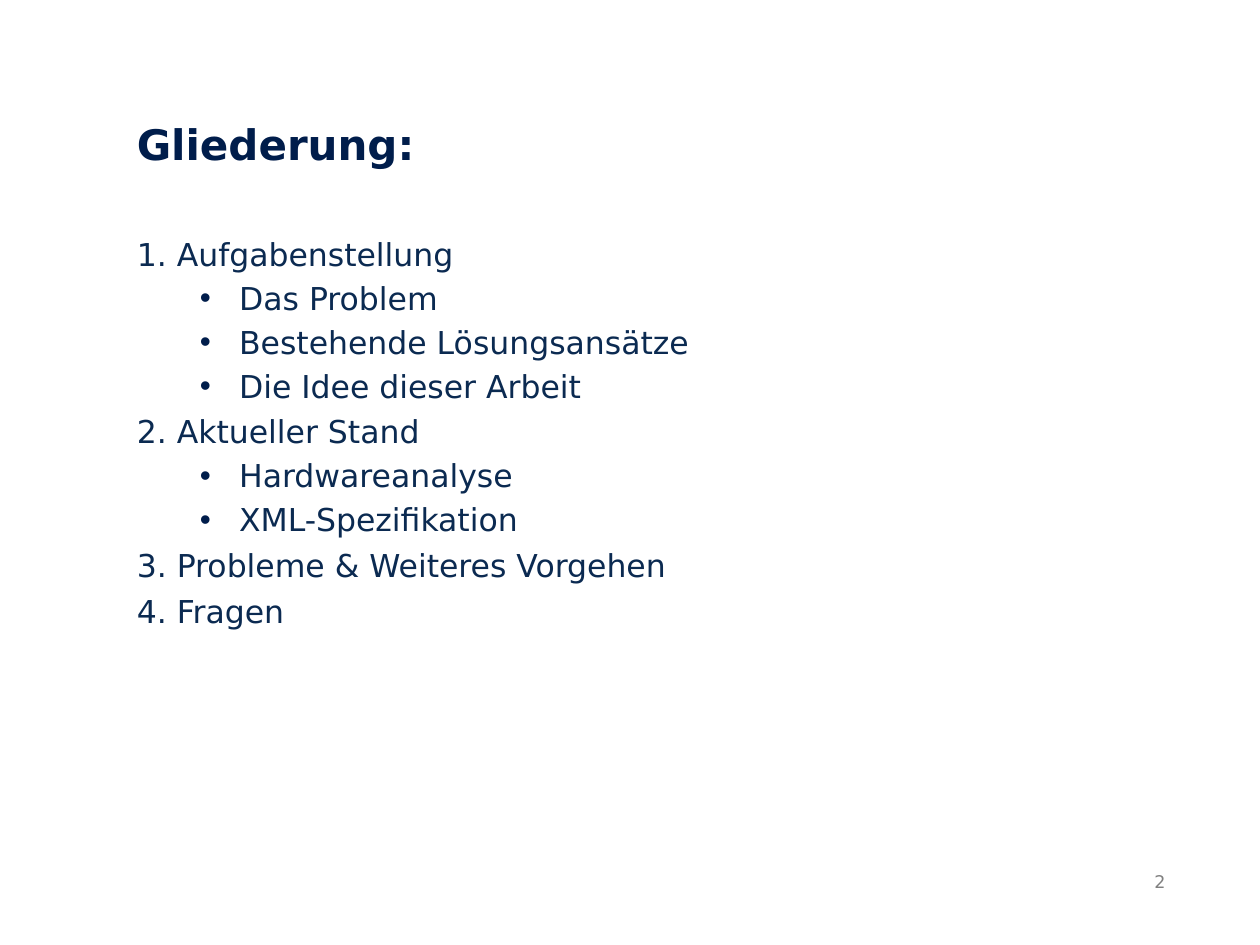
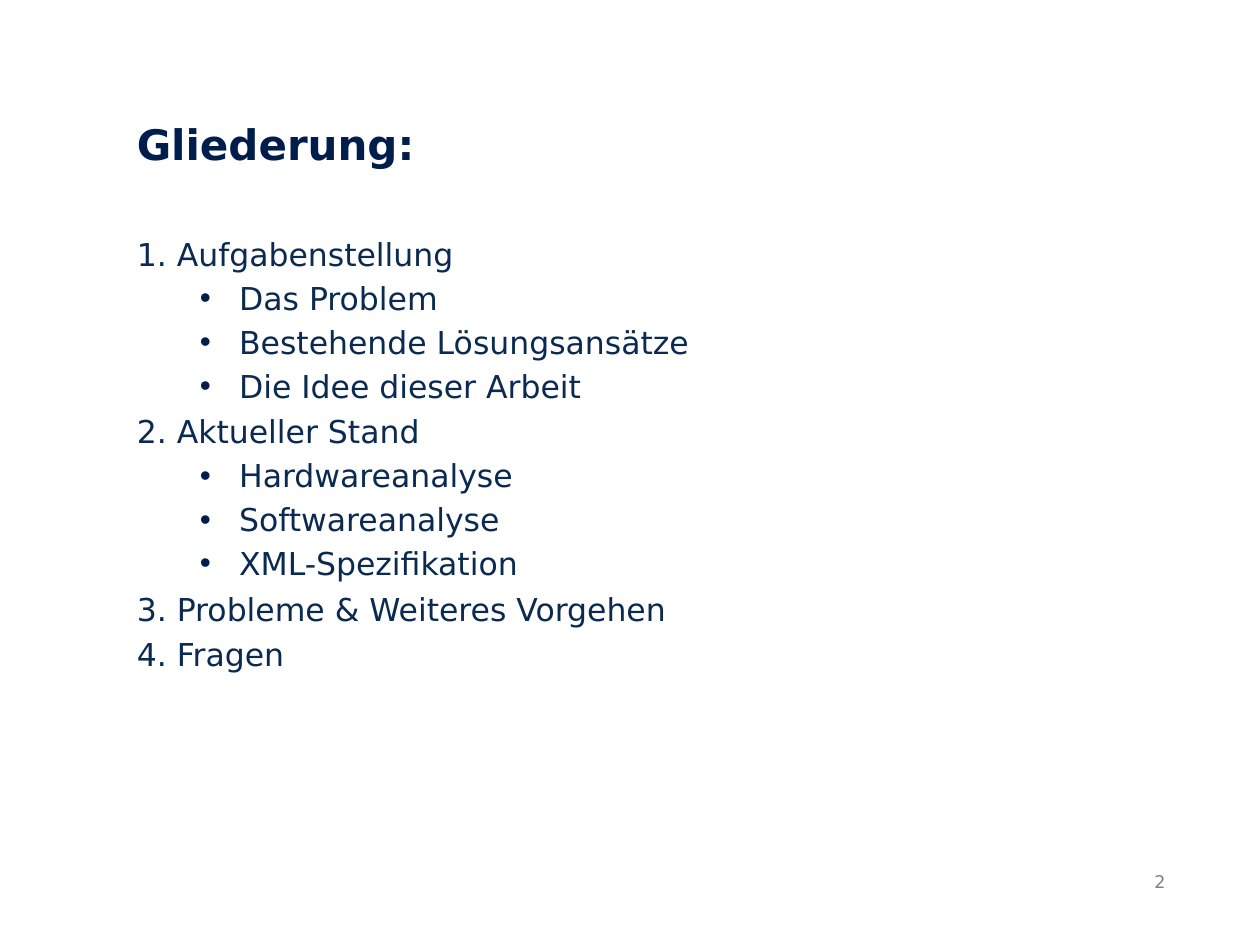
Before and after one commit to Neox-1990/OpenDECL-Diplom, a slide deck: slide 2 of Präsentationen/Zwischenpräsentation/Zwischenpräsentation.odp. Drawn at 1260x945 pixels with LibreOffice and Linux fonts; fonts in the diff are those of the drawing. Boxes give left, top, right and bottom in pixels: in the first picture for what was removed or moved away, otherwise in the second. Text is boxed around its words. In the diff, an @@ line names an element or a change of style, - is before the commit and + after.

```diff
--- a/Präsentationen/Zwischenpräsentation/Zwischenpräsentation.odp
+++ b/Präsentationen/Zwischenpräsentation/Zwischenpräsentation.odp
@@ text at (x1=239, y1=507, x2=499, y2=538): paragraph added @@
+  • Softwareanalyse
```
Also in this commit, not shown: 12 other slides changed, 2 slides added, 1 slide removed, 10 other files.
